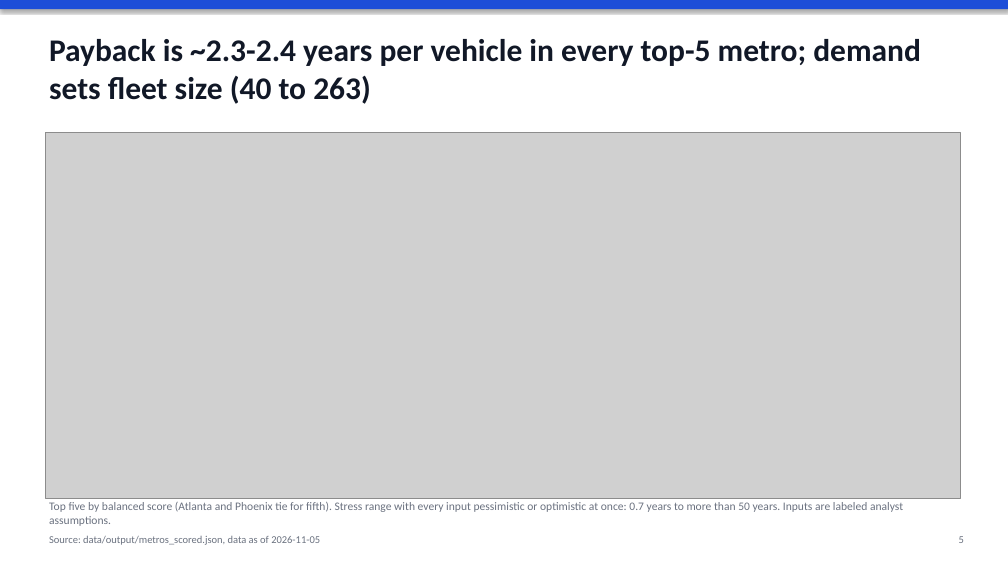
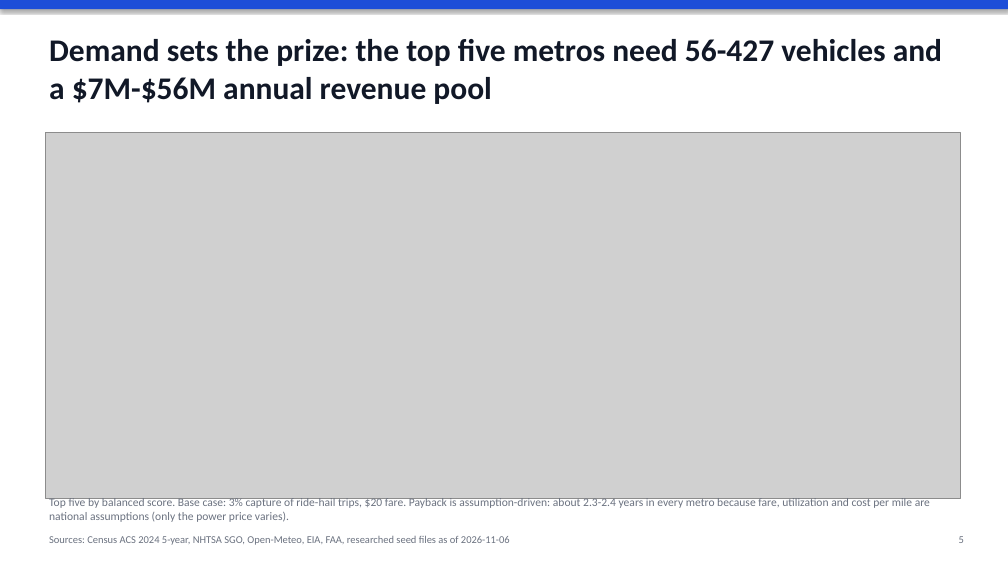
Before and after one commit to jmayank574/av-expansion-strategy, a slide deck: slide 5 of reports/deck.pptx. Drawn at 1008x567 pixels with LibreOffice and Linux fonts; fonts in the diff are those of the drawing; grey boxes stand for pictures. Boxes give left, top, right and bottom in pixels: in the first picture for what was removed or moved away, otherwise in the second. Text is boxed around its words. In the diff, an @@ line names an element or a change of style, - is before the commit and + after.

```diff
--- a/reports/deck.pptx
+++ b/reports/deck.pptx
@@ text at (49,39,942,104): text changed @@
-Payback is ~2.3-2.4 years per vehicle in every top-5 metro; demand sets fleet size (40 to 263)
+Demand sets the prize: the top five metros need 56-427 vehicles and a $7M-$56M annual revenue pool
@@ text at (49,497,930,522): text changed @@
-Top five by balanced score (Atlanta and Phoenix tie for fifth). Stress range with every input pessimistic or optimistic at once: 0.7 years to more than 50 years. Inputs are labeled analyst assumptions.
+Top five by balanced score. Base case: 3% capture of ride-hail trips, $20 fare. Payback is assumption-driven: about 2.3-2.4 years in every metro because fare, utilization and cost per mile are national assumptions (only the power price varies).
@@ text at (49,536,510,545): text changed @@
-Source: data/output/metros_scored.json, data as of 2026-11-05
+Sources: Census ACS 2024 5-year, NHTSA SGO, Open-Meteo, EIA, FAA, researched seed files as of 2026-11-06
```
Also in this commit, not shown: 5 other slides changed, 1 slide added, 1 slide removed, 37 other files.
